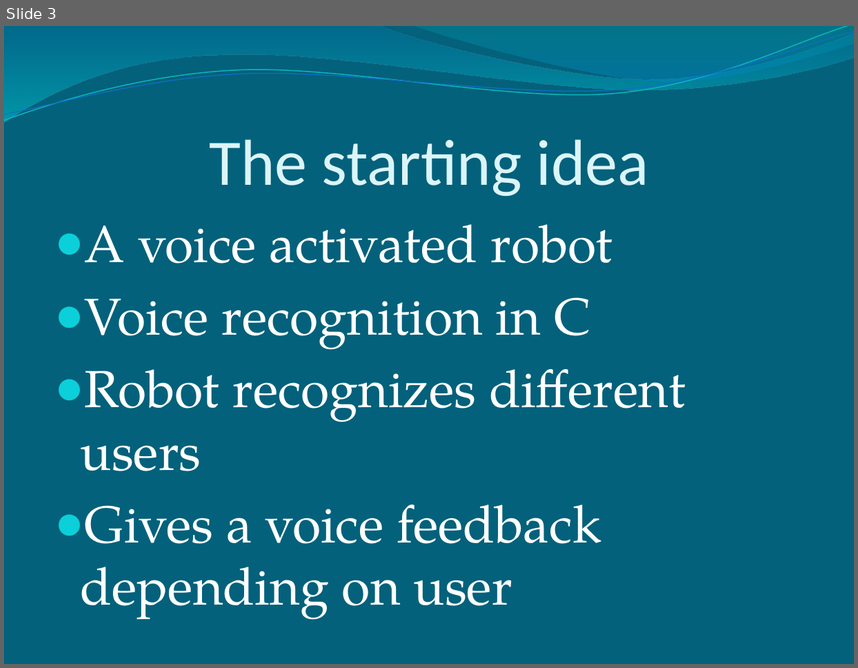
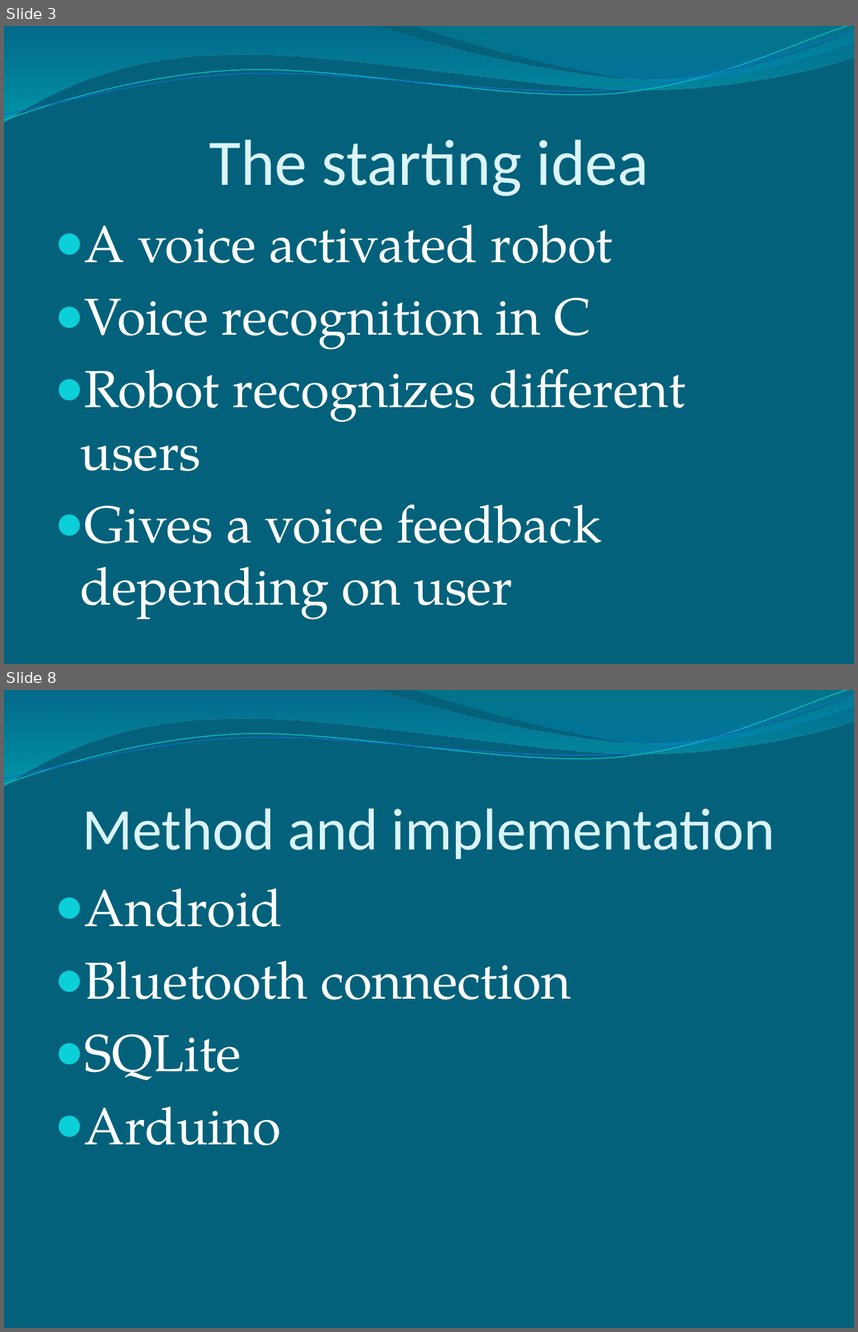
Before and after one commit to Pontus92/JAMP, a slide deck: PowerPoint/Easy Speech.pptx. Shown one above the other, each under a label of ours: slide 3 before the commit, slides 3 and 8 after it; the slides between them are not shown. The pictures are 858x668 and 858x1332 pixels, drawn with LibreOffice and Linux fonts; fonts in the diff are those of the drawing. Boxes give left, top, right and bottom in pixels: in the first picture for what was removed or moved away, otherwise in the second. Text is boxed around its words. In the diff, an @@ line names an element or a change of style, - is before the commit and + after.

```diff
--- a/PowerPoint/Easy Speech.pptx
+++ b/PowerPoint/Easy Speech.pptx
@@ slide 8 added at box(4, 690, 854, 1328), background #04617B; not listed: 4 template elements that a slide beside it also shows @@
@@ title added at box(82, 808, 775, 859), 50 pt, text #DBF5F9 @@
+Method and implementation
@@ text added at box(85, 888, 571, 1145), 44 pt, text #FFFFFF @@
+● Android
+● Bluetooth connection
+● SQLite
+● Arduino
```
Also in this commit, not shown: 5 slides changed, 11 other slides added, 2 slides removed, 1 other file.
